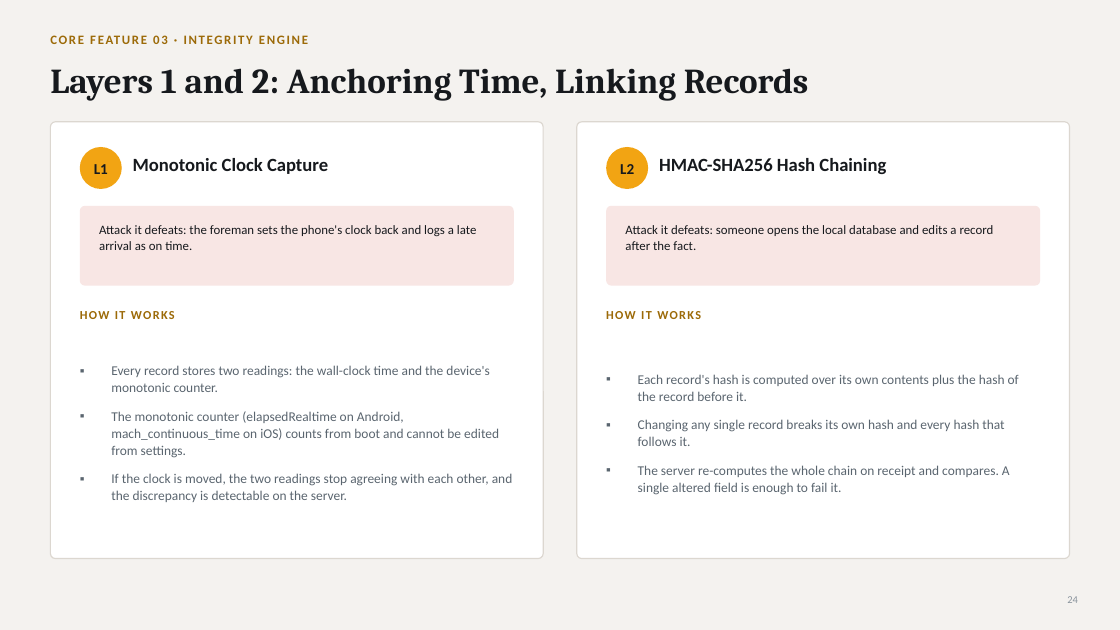
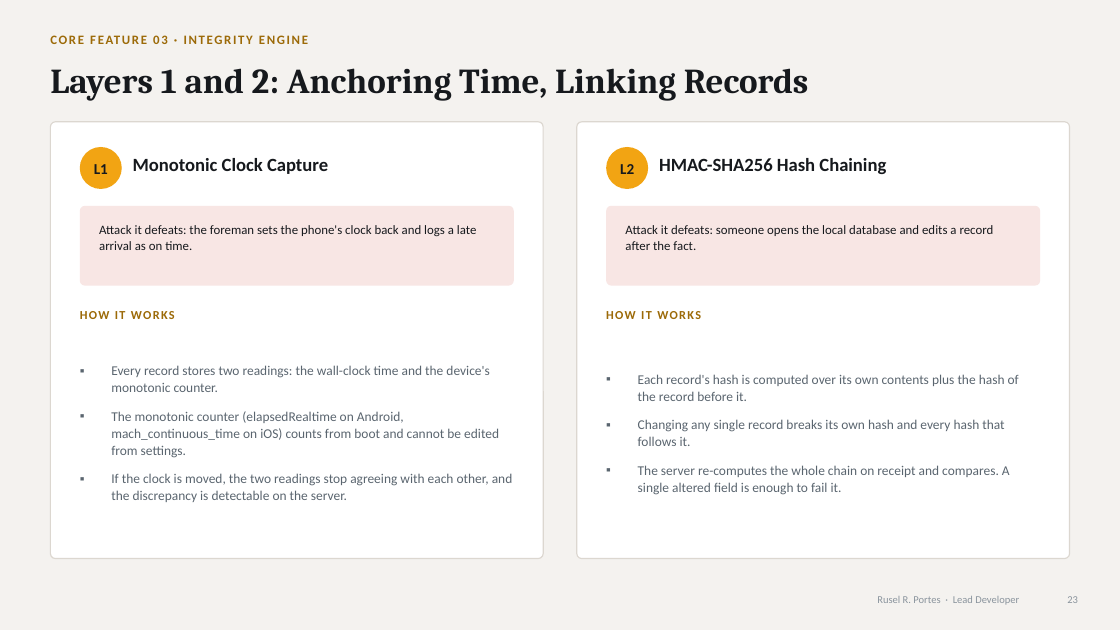
Before and after one commit to ruselportes/HRIS, a slide deck: slide 23 of docs/HRIS_Proposal_Hearing.pptx (slide 24 before the commit). Drawn at 1120x630 pixels with LibreOffice and Linux fonts; fonts in the diff are those of the drawing. Boxes give left, top, right and bottom in pixels: in the first picture for what was removed or moved away, otherwise in the second. Text is boxed around its words. In the diff, an @@ line names an element or a change of style, - is before the commit and + after.

```diff
--- a/docs/HRIS_Proposal_Hearing.pptx
+++ b/docs/HRIS_Proposal_Hearing.pptx
@@ text added at [877, 596, 1019, 604], 9 pt, text #8A949D @@
+Rusel R. Portes · Lead Developer
```
Also in this commit, not shown: 35 other slides changed, 7 slides added, 1 slide removed, 2 other files.
